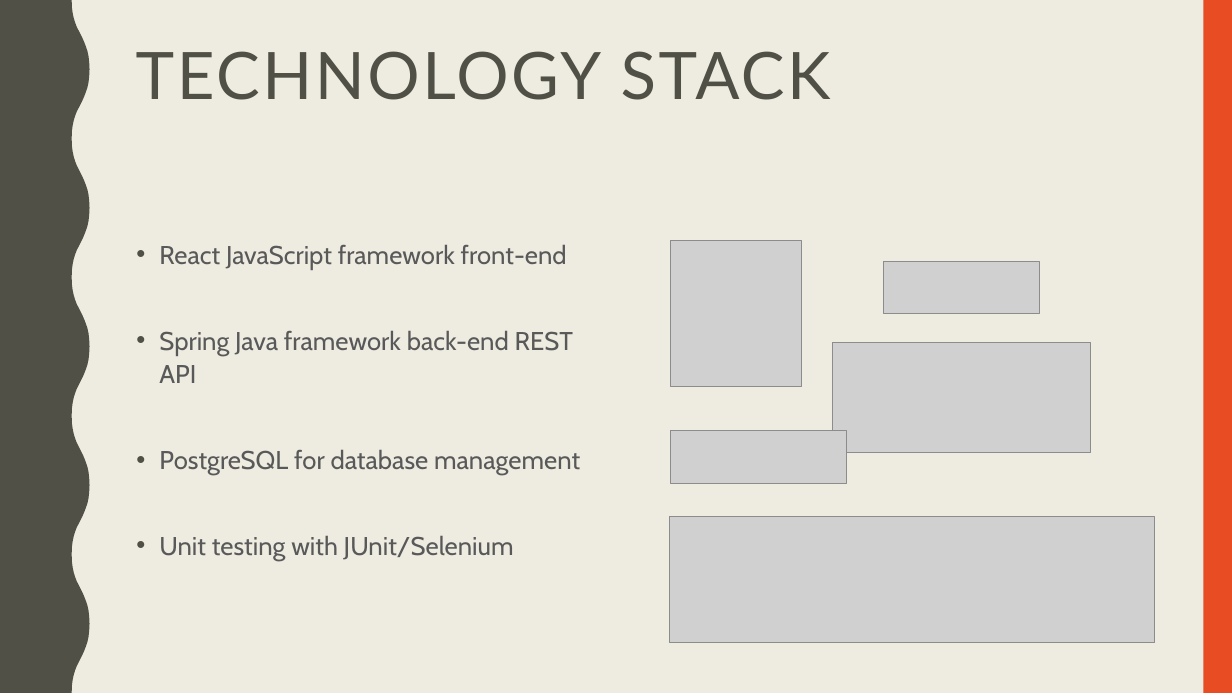
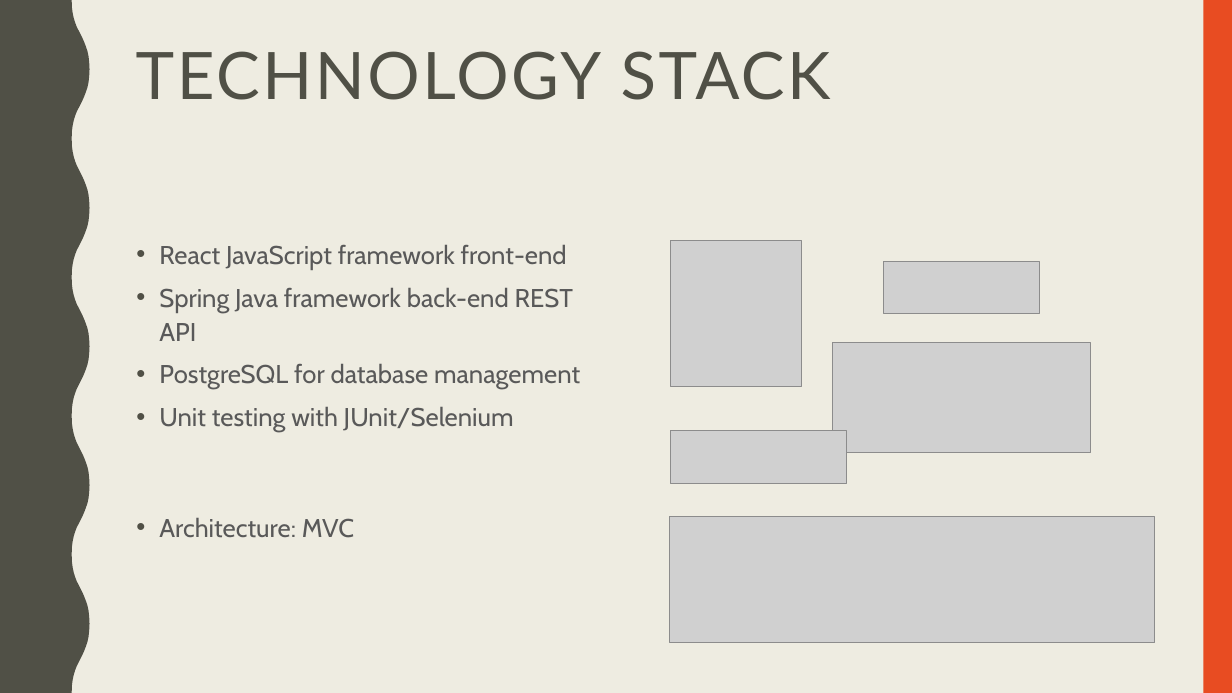
Before and after one commit to magabrin/cs1530-Rate-My-Slumlord, a slide deck: slide 3 of RateMySlumlord-FinalDemo.pptx. Drawn at 1232x693 pixels with LibreOffice and Linux fonts; fonts in the diff are those of the drawing; grey boxes stand for pictures. Boxes give left, top, right and bottom in pixels: in the first picture for what was removed or moved away, otherwise in the second. Text is boxed around its words. In the diff, an @@ line names an element or a change of style, - is before the commit and + after.

```diff
--- a/RateMySlumlord-FinalDemo.pptx
+++ b/RateMySlumlord-FinalDemo.pptx
@@ text at (159,518,354,538): paragraph added @@
+• Architecture: MVC
```
Also in this commit, not shown: 2 other slides changed, 1 slide added.
